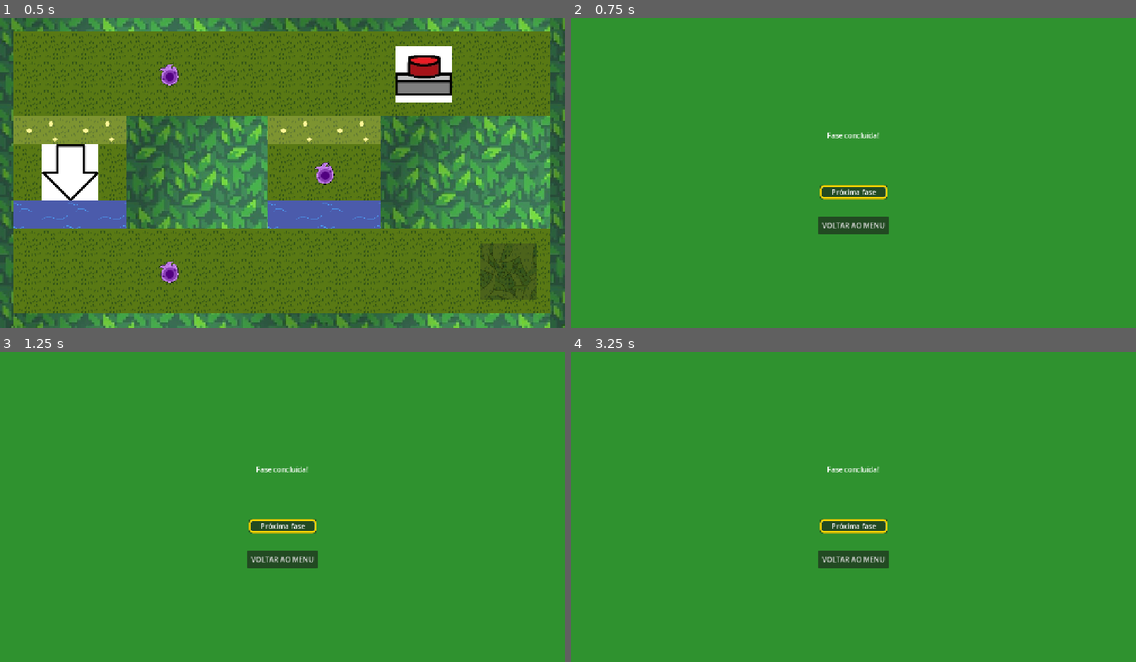
Above: before the commit, frames 1-4 (two rows, left to right).
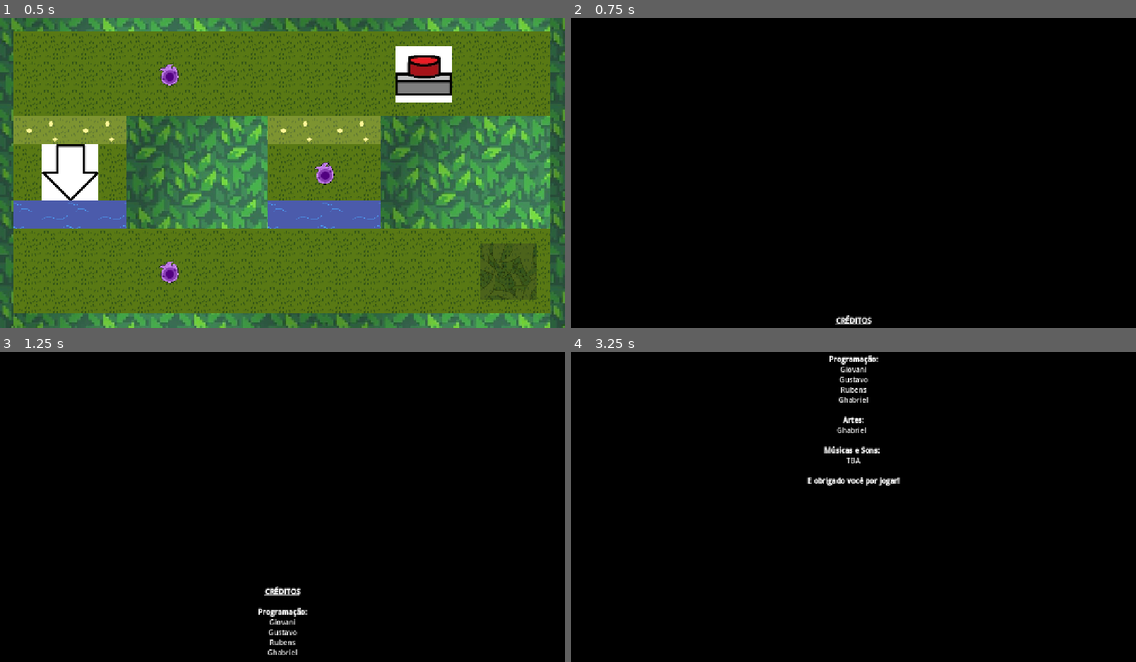
Above: after the commit, the same moments.

Repository: Equipe-Plasma/Switch-Shadow
Game: Godot game, scene res://fase/fase 10/fase_10.tscn
Same seed, same stepped clock (60 frames per second), same inputs: the game is played once before the commit and once after it. This scene is started directly instead of the project's main scene.
Inputs (mouse positions are in pixels of both pictures, inside the frame that each line leads up to):
- Up to frame 1 (0.5 s): no input
- Up to frame 2 (0.75 s): tap Enter (proxima_fase) at 0.5 s; hold D (mover_direita) from 0.53 s (still down); hold Enter (proxima_fase) from 0.53 s (still down)
- Up to frame 3 (1.25 s): keep holding D (mover_direita); keep holding Enter (proxima_fase)
- Up to frame 4 (3.25 s): release D (mover_direita) at 1.28 s; release Enter (proxima_fase) at 1.28 s; hold S (mover_baixo) 1.28-2 s; tap Enter (proxima_fase) at 1.35, 3.05 s; click (853, 479) at 2 s, where only the run before the commit has a clickable "JOGAR"; hold D (mover_direita) from 2.78 s (still down); hold Space (trocar_sombra) from 2.78 s (still down)

Frame 1 is identical in both runs. In frame 2, 100% of the frame differs, in the area x 0-100%, y 0-100%; in frame 3, 100%; in frame 4, 100%.

Commit message:
Correção nos créditos

Diff:
--- a/Sistema/creditos/Creditos.gd
+++ b/Sistema/creditos/Creditos.gd
@@ -29,4 +29,5 @@
 	tween.play()
 
 func _acabou() -> void:
-	print("acabou!")
+	print("batata!")
+	get_tree().change_scene_to_file("res://menu/menu_principal/menu_principal.tscn")
--- a/Sistema/creditos/Creditos.tscn
+++ b/Sistema/creditos/Creditos.tscn
@@ -1,11 +1,44 @@
 [gd_scene format=3 uid="uid://cckxkvu1uujl2"]
-
-[ext_resource type="Script" uid="uid://cp7aw453i587b" path="res://Sistema/creditos/Creditos.gd" id="1_0oxxb"]
 
 [sub_resource type="StyleBoxFlat" id="StyleBoxFlat_nfvq6"]
 bg_color = Color(0, 0, 0, 1)
 
-[node name="Scroll" type="ScrollContainer" unique_id=65385732]
+[sub_resource type="GDScript" id="GDScript_fo2fk"]
+script/source = "extends ScrollContainer
+
+@export var text_node : Control
+@export_range(1,10000,0.1) var credits_time : float = 1
+@export_range(0,10000,0.1) var margin_increment : float = 0
+
+@onready var margin : MarginContainer = $Margin
+
+func _ready() -> void:
+	var tween = create_tween()
+
+	await get_tree().create_timer(0.01).timeout
+
+	var text_box_size = text_node.size.y
+
+	var window_size = DisplayServer.window_get_size().y
+	margin.add_theme_constant_override(\"margin_top\", window_size + margin_increment)
+	margin.add_theme_constant_override(\"margin_bottom\", window_size + margin_increment)
+
+	var scroll_amount : int = ceil(text_box_size * 3/4 + window_size * 2 + margin_increment)
+
+	tween.tween_property(
+		self,
+		\"scroll_vertical\",
+		scroll_amount,
+		credits_time
+	)
+	tween.finished.connect(_acabou)
+	tween.play()
+
+func _acabou() -> void:
+	print(\"acabou!\")
+"
+
+[node name="Scroll" type="ScrollContainer" unique_id=65385732 node_paths=PackedStringArray("text_node")]
 anchors_preset = 15
 anchor_right = 1.0
 anchor_bottom = 1.0
@@ -14,7 +47,9 @@
 theme_override_styles/panel = SubResource("StyleBoxFlat_nfvq6")
 horizontal_scroll_mode = 0
 vertical_scroll_mode = 3
-script = ExtResource("1_0oxxb")
+script = SubResource("GDScript_fo2fk")
+text_node = NodePath("Margin/Label")
+credits_time = 12.0
 
 [node name="Margin" type="MarginContainer" parent="." unique_id=1461202817]
 layout_mode = 2
--- a/fase/fase 10/fase_10.gd
+++ b/fase/fase 10/fase_10.gd
@@ -119,5 +119,5 @@
 
 	get_tree().call_deferred(
 		"change_scene_to_file",
-        "res://menu/telas/tela_vitoria/tela_vitoria.tscn"
+        "res://Sistema/creditos/Creditos.tscn"
 	)
Not shown, changed: Sistema/creditos/Creditos.gd.uid
